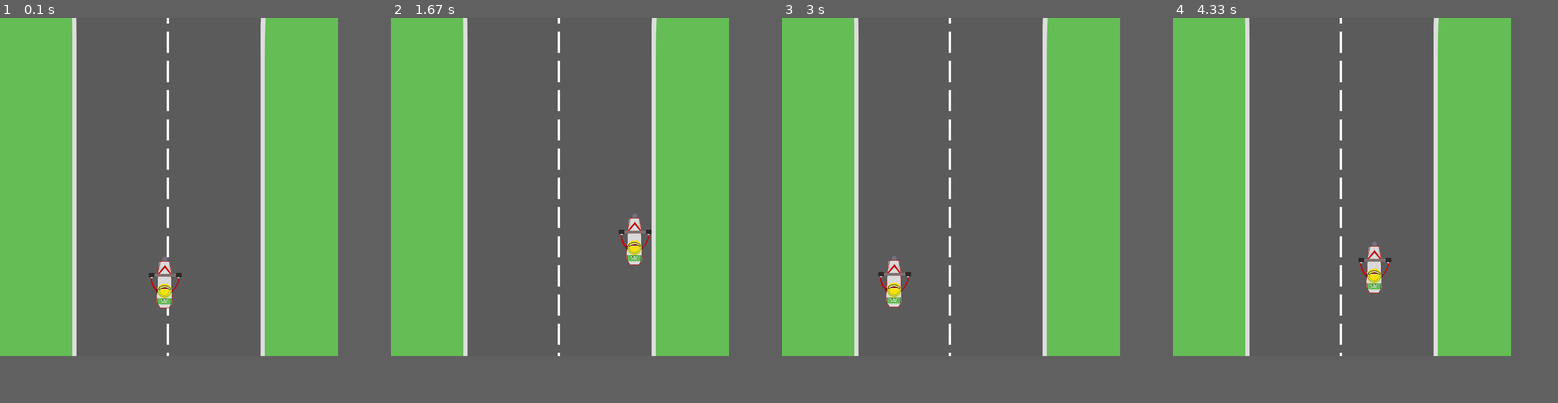
Above: before the commit, frames 1-4 (left to right).
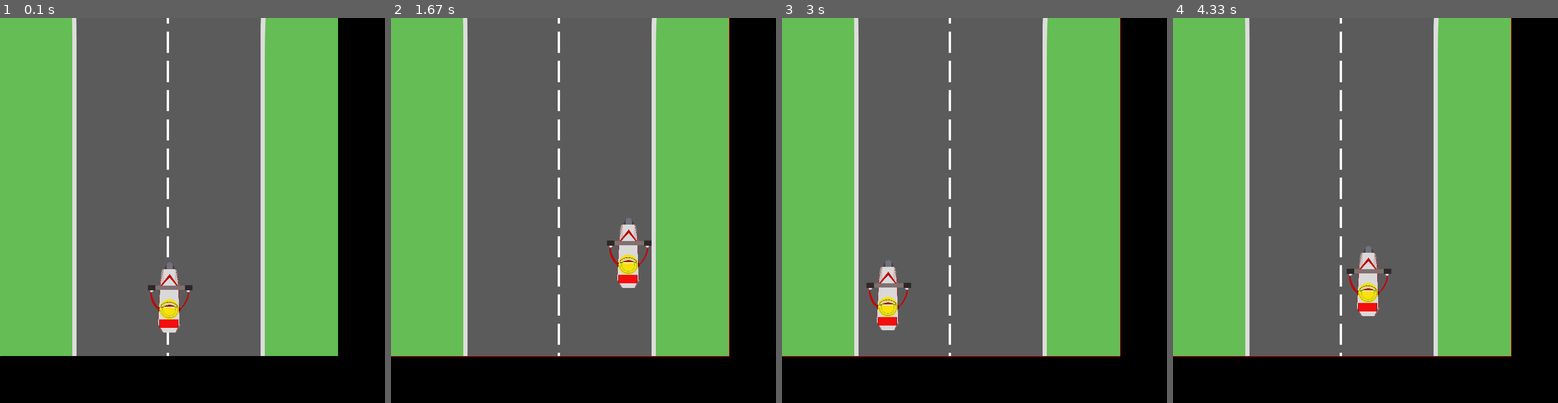
Above: after the commit, the same moments.

Repository: Danilo-C-Ramos/Pygame
Game: pygame game, started from Main.py
Same seed, same stepped clock (60 frames per second), same inputs: the game is played once before the commit and once after it.
Inputs:
- Up to frame 1 (0.1 s): no input
- Up to frame 2 (1.67 s): hold D 0.33-0.8 s; hold W 0.83-1.13 s; hold D 1.17-1.63 s
- Up to frame 3 (3 s): hold A 1.67-2.2 s; hold S 2.23-2.53 s; hold A 2.57-2.97 s
- Up to frame 4 (4.33 s): hold W 3-3.37 s; hold D 3.4-4.03 s; hold S from 4.07 s (still down)
In our replay, the window is 720x720 before the commit and 820x820 after it. These sizes can differ from the game's own. Grey fills any space a smaller window leaves; there, only what the larger window draws over its background counts as a difference.

The runs differ from the first frame. In frame 1, 1.1% of the frame differs, in the area x 0-50%, y 61-88%; in frame 2, 1.3%, in the area x 0-88%, y 0-88%; in frame 3, 1.3%; in frame 4, 1.3%.

Commit message:
Teste dos rects das paredes

Diff:
--- a/Main.py
+++ b/Main.py
@@ -9,7 +9,7 @@
 pygame.mixer.init()
 
 # ----- Gera tela principal
-window = pygame.display.set_mode((WIDTH, HEIGHT))
+window = pygame.display.set_mode((WIDTH + 100, HEIGHT + 100))
 pygame.display.set_caption('Motinha')
 
 game = True
@@ -34,6 +34,10 @@
 paredes.add(g)
 states = [DOIS_H, DOIS_VD, DOIS_VE, DOIS_H, TRES]
 retas = [RETA, RETA, RETA, RETA, RETA, RETA_D, RETA_E]
+
+vertices = [(0, 0), (0, 0), (0, HEIGHT), (0, HEIGHT)]
+
+quadrado = pygame.draw.polygon(window, RED, vertices)
 
 tempo = 0
 
@@ -103,6 +107,7 @@
 
         g = Grama(assets, state)
         paredes.add(g)
+
         tempo = 0
 
 
@@ -131,6 +136,12 @@
         elif player.rect.right > WIDTH/2:
             player.rect.right -= 1
             player.speedx = 0
+
+        vertices = [(parede.rect.left, 0), (parede.rect.right, 0), (parede.rect.bottom, HEIGHT), (parede.rect.top, HEIGHT)]
+
+        quadrado = pygame.draw.polygon(window, RED, vertices)
+
+
 
 
         '''
--- a/config.py
+++ b/config.py
@@ -5,8 +5,8 @@
 SND_DIR = path.join(path.dirname(__file__), 'assets', 'snd')
 #FNT_DIR = path.join(path.dirname(__file__), 'assets', 'font')
 
-MOTO_WIDTH = 320
-MOTO_HEIGHT = 320
+MOTO_WIDTH = 230
+MOTO_HEIGHT = 230
 CARRO_WIDTH = 80
 CARRO_HEIGHT = 120  #Tamanhos aleatorios ate o momento
 
Binary file changed: assets/img/motinha.png
